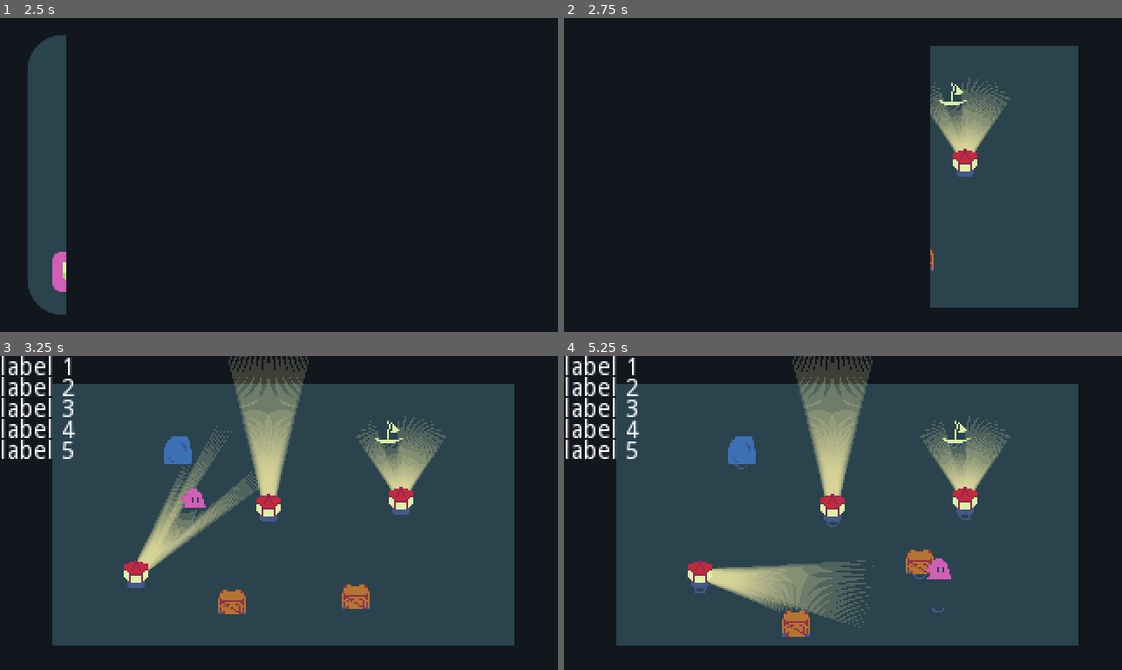
Above: before the commit, frames 1-4 (two rows, left to right).
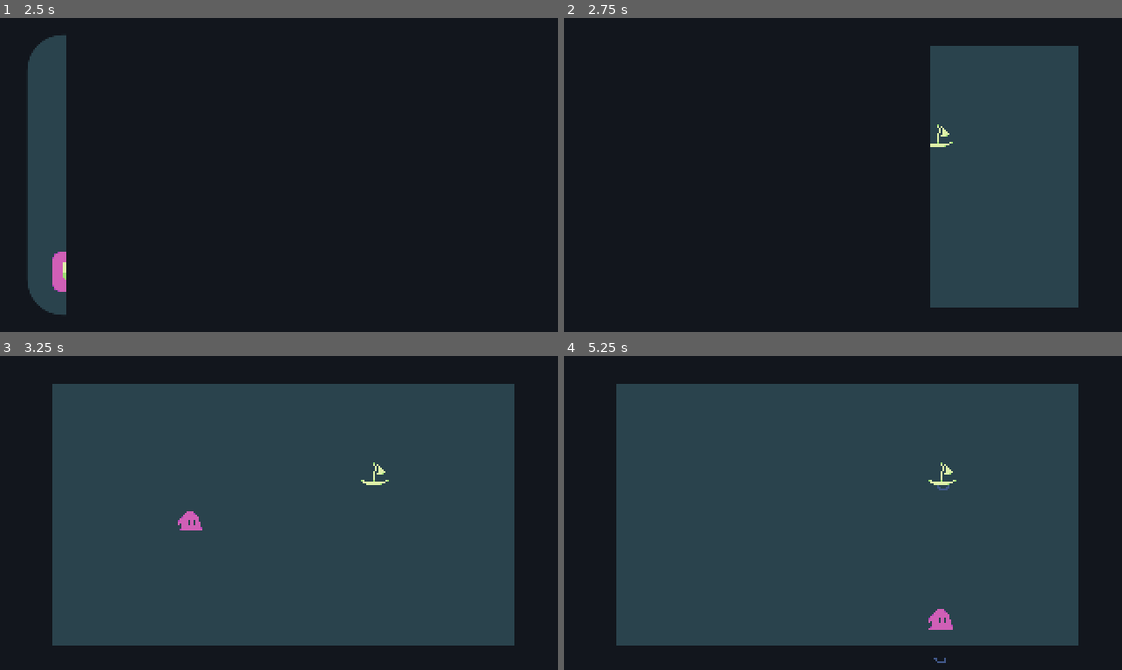
Above: after the commit, the same moments.

Repository: genericuser990/GameJamTowerTheme
Game: Godot game, scene res://Scenes/SceneManager.tscn
The game is run twice, just before and just after one commit, with the same random seed, the same clock (stepped at 60 frames per second) and the same inputs.
Inputs (mouse positions are in pixels of both pictures, inside the frame that each line leads up to):
- Up to frame 1 (2.5 s): click (256, 244) at 0.5 s; click (111, 272) at 1.25 s; click "1" at 2 s
- Up to frame 2 (2.75 s): no input
- Up to frame 3 (3.25 s): move the mouse to (401, 497) at 2.77 s; hold Right (moveRight) from 2.78 s (still down)
- Up to frame 4 (5.25 s): move the mouse to (731, 528) at 3.52 s; release Right (moveRight) at 3.53 s; hold Down (moveDown) 3.53-4.28 s; move the mouse to (898, 443) at 4.27 s; hold Right (moveRight) 4.28-5.03 s; move the mouse to (815, 575) at 5.02 s; hold Up (moveUp) from 5.03 s (still down)

Frame 1 is identical in both runs. In frame 2, 2.3% of the frame differs, in the area x 65-80%, y 18-81%; in frame 3, 12%; in frame 4, 13%, in the area x 0-80%, y 0-98%.

Commit message:
Add level 1 and 2

Diff:
--- /dev/null
+++ b/Scenes/Levels/Level1.tscn
@@ -0,0 +1,22 @@
+[gd_scene load_steps=4 format=2]
+
+[ext_resource path="res://Scenes/Boat.tscn" type="PackedScene" id=1]
+[ext_resource path="res://Scenes/Monster.tscn" type="PackedScene" id=2]
+
+[sub_resource type="StyleBoxFlat" id=1]
+bg_color = Color( 0.164706, 0.262745, 0.301961, 1 )
+
+[node name="Level1" type="Node2D"]
+
+[node name="Panel" type="Panel" parent="."]
+margin_left = 30.0
+margin_top = 16.0
+margin_right = 295.0
+margin_bottom = 166.0
+custom_styles/panel = SubResource( 1 )
+
+[node name="Monster" parent="." instance=ExtResource( 2 )]
+position = Vector2( 66, 98 )
+
+[node name="Boat" parent="." instance=ExtResource( 1 )]
+position = Vector2( 215, 66 )
--- /dev/null
+++ b/Scenes/Levels/Level2.tscn
@@ -0,0 +1,32 @@
+[gd_scene load_steps=6 format=2]
+
+[ext_resource path="res://Scenes/Rock.tscn" type="PackedScene" id=1]
+[ext_resource path="res://Scenes/Boat.tscn" type="PackedScene" id=2]
+[ext_resource path="res://Scenes/Monster.tscn" type="PackedScene" id=3]
+[ext_resource path="res://Scenes/Lighthouse.tscn" type="PackedScene" id=4]
+
+[sub_resource type="StyleBoxFlat" id=1]
+bg_color = Color( 0.164706, 0.262745, 0.301961, 1 )
+
+[node name="Level2" type="Node2D"]
+
+[node name="Panel" type="Panel" parent="."]
+margin_left = 30.0
+margin_top = 16.0
+margin_right = 295.0
+margin_bottom = 166.0
+custom_styles/panel = SubResource( 1 )
+
+[node name="Monster" parent="." instance=ExtResource( 3 )]
+position = Vector2( 49, 49 )
+
+[node name="Boat" parent="." instance=ExtResource( 2 )]
+position = Vector2( 106, 156 )
+
+[node name="Rock" parent="." instance=ExtResource( 1 )]
+position = Vector2( 228, 56 )
+
+[node name="Lighthouse" parent="." instance=ExtResource( 4 )]
+position = Vector2( 183, 88 )
+lightAngle = 20
+dirVector = Vector2( -1, 1 )
--- a/Scenes/Ray.tscn
+++ b/Scenes/Ray.tscn
@@ -6,7 +6,6 @@
 _data = [ Vector2( 0, 1 ), 0.0, 0.0, 0, 0, Vector2( 1, 0 ), 0.0, 0.0, 0, 0 ]
 
 [node name="Ray" type="RayCast2D"]
-collide_with_areas = true
 script = ExtResource( 1 )
 
 [node name="Light" type="Line2D" parent="."]
--- a/Scenes/ui/Menu.tscn
+++ b/Scenes/ui/Menu.tscn
@@ -58,10 +58,12 @@
 columns = 5
 
 [node name="LevelSelectButton" parent="ViewportContainer/Viewport/Panel/MarginContainer/GridContainer" instance=ExtResource( 1 )]
+level = 1
 
 [node name="LevelSelectButton2" parent="ViewportContainer/Viewport/Panel/MarginContainer/GridContainer" instance=ExtResource( 1 )]
 margin_left = 20.0
 margin_right = 36.0
+level = 2
 
 [node name="Label" parent="ViewportContainer/Viewport/Panel/MarginContainer/GridContainer/LevelSelectButton2" index="0"]
 text = " 2"
--- a/Scripts/Lighthouse.gd
+++ b/Scripts/Lighthouse.gd
@@ -4,8 +4,8 @@
 onready var rays := $Rays
 export (PackedScene) var ray
 
-export var rayLength := 100
-export var lightAngle := 30 # Maybe should have a better name for this
+export var rayLength := 300
+export var lightAngle := 15 # Maybe should have a better name for this
 export var degPerRay = 1 # Higher quality when lower
 
 export var dirVector = Vector2.UP
@@ -31,7 +31,7 @@
 
 		currRay.init()
 		rays.add_child(currRay)
-		currRay.light.set_width(rayLength / 15)
+		currRay.light.set_width(rayLength / 20)
 		currRay.add_exception(self)
 
 func spreadLight():
--- a/Scripts/SceneManager.gd
+++ b/Scripts/SceneManager.gd
@@ -11,7 +11,9 @@
 signal finishTransition
 
 export var levels : PoolStringArray = [
-	"res://Scenes/DebugWorld.tscn"
+	"res://Scenes/DebugWorld.tscn",
+	"res://Scenes/Levels/Level1.tscn",
+	"res://Scenes/Levels/Level2.tscn"
 ]
 
 func _ready():
